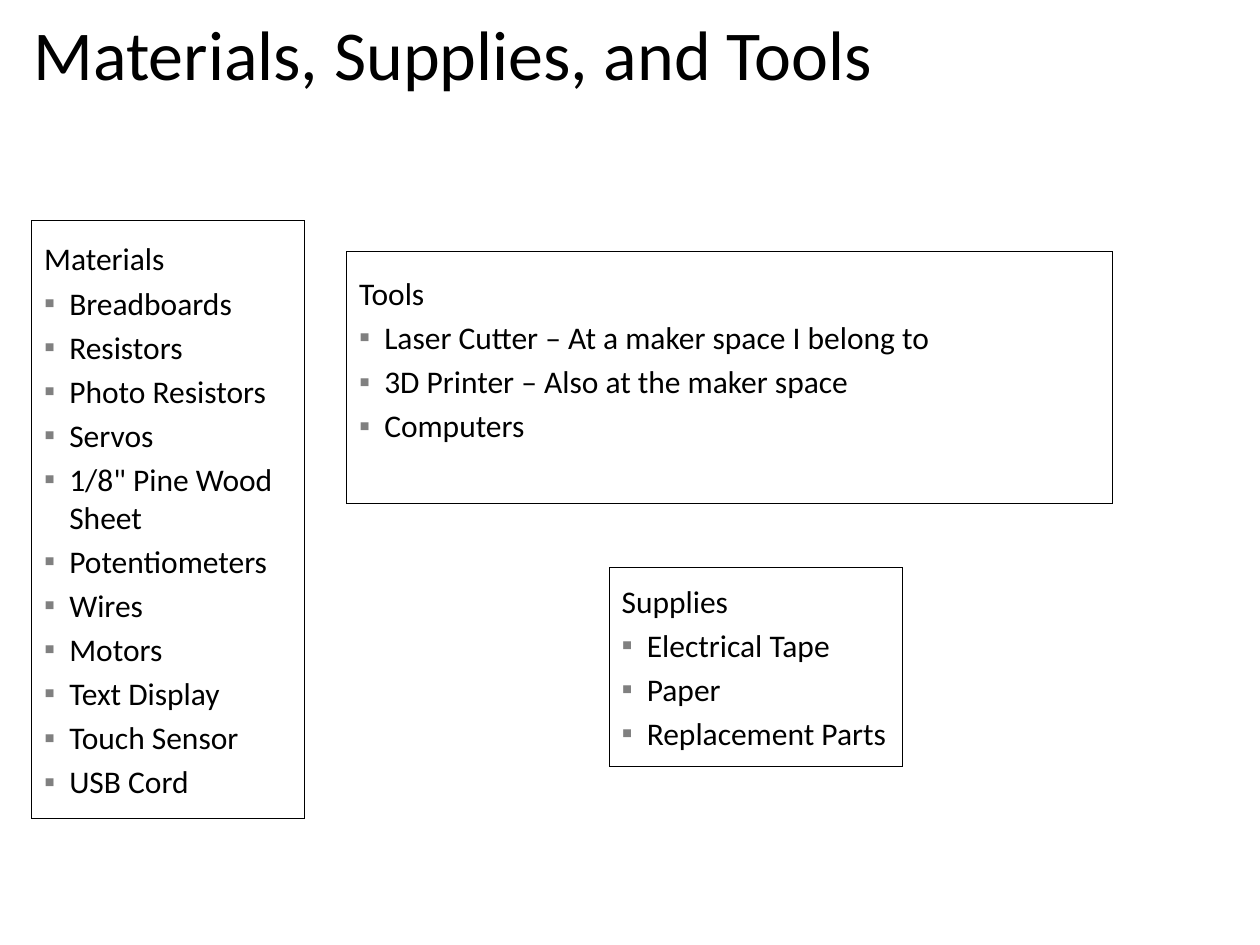
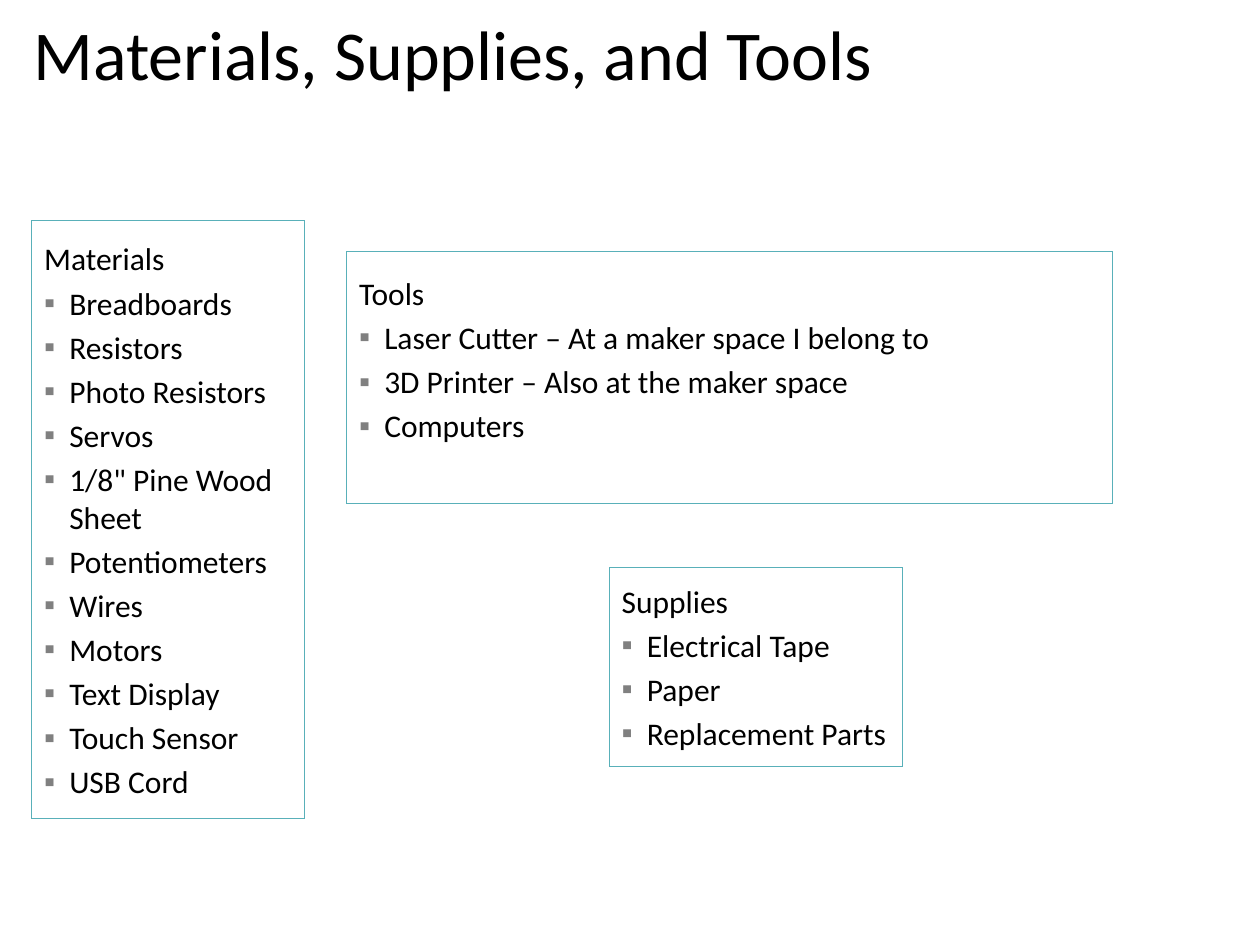
Before and after one commit to AustinMotz/EagleProject, a slide deck: slide 7 of Workbook/Proposal Power Point.pptx. Drawn at 1260x945 pixels with LibreOffice and Linux fonts; fonts in the diff are those of the drawing; background and template pictures are left out. Boxes give left, top, right and bottom in pixels: in the first picture for what was removed or moved away, otherwise in the second. Text is boxed around its words. In the diff, an @@ line names an element or a change of style, - is before the commit and + after.

```diff
--- a/Workbook/Proposal Power Point.pptx
+++ b/Workbook/Proposal Power Point.pptx
@@ outline #000000 0.75 pt to #59B0B9 0.75 pt in 3 elements at (609,567,902,766), (32,220,305,819), (346,252,1113,504) @@
```
Also in this commit, not shown: 1 other slide changed, 1 slide removed, 1 other file.
